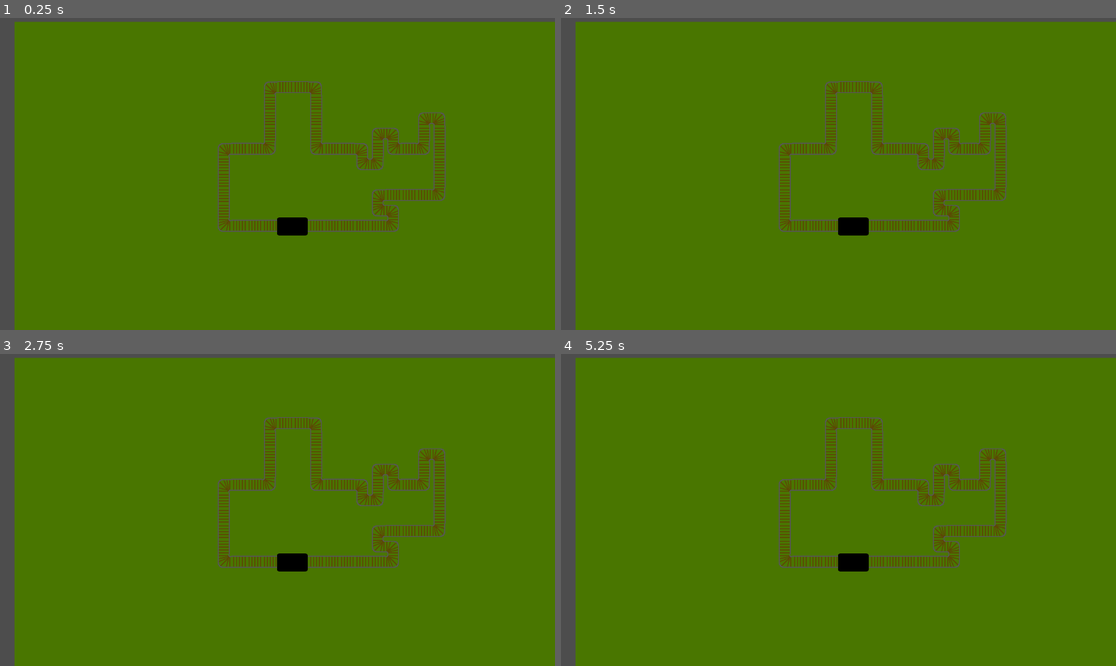
Above: before the commit, frames 1-4 (two rows, left to right).
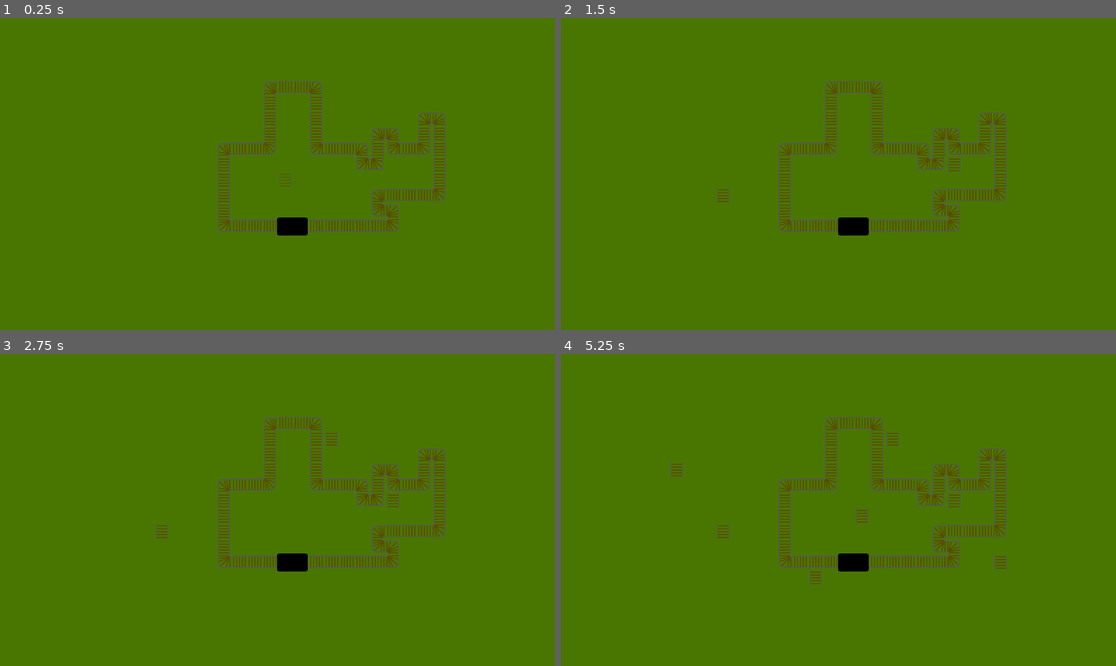
Above: after the commit, the same moments.

Repository: kriegueur/GMTK_jam_2025
Game: Godot game, scene res://world.tscn
The game is run twice, just before and just after one commit, with the same random seed, the same clock (stepped at 60 frames per second) and the same inputs. The engine's default icon, where the game draws it, is replaced by a stand-in: a white triangle on a blue panel in a dark square.
Inputs (mouse positions are in pixels of both pictures, inside the frame that each line leads up to):
- Up to frame 1 (0.25 s): no input
- Up to frame 2 (1.5 s): tap Enter at 0.5 s; move the mouse to (960, 158) at 0.52 s; press the mouse at (960, 158) at 0.53 s; tap Space at 1.25 s; move the mouse to (727, 189) at 1.27 s; release the mouse at (727, 189) at 1.28 s; click (727, 189) at 1.35 s
- Up to frame 3 (2.75 s): tap Enter at 2 s; move the mouse to (333, 441) at 2.02 s; press the mouse at (333, 441) at 2.03 s
- Up to frame 4 (5.25 s): tap Space at 2.75, 4.25 s; move the mouse to (810, 572) at 2.77 s; release the mouse at (810, 572) at 2.78 s; click (810, 572) at 2.85 s; tap Enter at 3.5 s; move the mouse to (1005, 556) at 3.52 s; press the mouse at (1005, 556) at 3.53 s; move the mouse to (672, 463) at 4.27 s; release the mouse at (672, 463) at 4.28 s; click (672, 463) at 4.35 s; move the mouse to (866, 510) at 5.02 s; press the mouse at (866, 510) at 5.03 s

The runs differ from the first frame. In frame 1, 4.0% of the frame differs, in the area x 0-100%, y 0-100%; in frame 2, 4.0%; in frame 3, 4.1%; in frame 4, 4.3%.

Commit message:
feat: tile placement without orientation

Diff:
--- a/project.godot
+++ b/project.godot
@@ -14,3 +14,11 @@
 run/main_scene="res://world.tscn"
 config/features=PackedStringArray("4.4", "Forward Plus")
 config/icon="res://icon.svg"
+
+[input]
+
+click={
+"deadzone": 0.2,
+"events": [Object(InputEventMouseButton,"resource_local_to_scene":false,"resource_name":"","device":-1,"window_id":0,"alt_pressed":false,"shift_pressed":false,"ctrl_pressed":false,"meta_pressed":false,"button_mask":0,"position":Vector2(0, 0),"global_position":Vector2(0, 0),"factor":1.0,"button_index":1,"canceled":false,"pressed":false,"double_click":false,"script":null)
+]
+}
--- a/world.gd
+++ b/world.gd
@@ -3,6 +3,7 @@
 @onready var path_2d: Path2D = $Path2D
 @onready var factory: Sprite2D = $Factory
 @onready var tile_map_layer: TileMapLayer = $TileMapLayer
+@onready var placement_indicator: Sprite2D = $PlacementIndicator
 
 # Called when the node enters the scene tree for the first time.
 func _ready() -> void:
@@ -11,7 +12,13 @@
 
 # Called every frame. 'delta' is the elapsed time since the previous frame.
 func _process(delta: float) -> void:
-	pass
+	var mouse_position := get_global_mouse_position()
+	var cursor_tile := tile_map_layer.local_to_map(to_local(mouse_position))
+	var cursor_tile_center := tile_map_layer.map_to_local(cursor_tile)
+	placement_indicator.global_position = cursor_tile_center
+	if Input.is_action_pressed("click"):
+		if tile_empty(cursor_tile):
+			tile_map_layer.set_cell(cursor_tile, 0, Vector2i(0,0))
 
 func get_tile_center_from_pos(pos : Vector2) -> Vector2:
 	var a = tile_map_layer.local_to_map(pos)
@@ -78,3 +85,6 @@
 				curve.add_point(tile_map_layer.map_to_local(tile))
 	curve.add_point(tile_map_layer.map_to_local(path[-1]))
 	return curve
+
+func tile_empty(tile : Vector2i) -> bool:
+	return tile_map_layer.get_cell_source_id(tile) == -1
--- a/world.tscn
+++ b/world.tscn
@@ -64,14 +64,18 @@
 custom_data_layer_0/type = 4
 sources/0 = SubResource("TileSetAtlasSource_fj7yv")
 
+[sub_resource type="AtlasTexture" id="AtlasTexture_tlwt5"]
+atlas = ExtResource("1_f3sb7")
+region = Rect2(0, 0, 32, 32)
+
 [node name="World" type="Node2D"]
 script = ExtResource("1_fj7yv")
 
 [node name="ColorRect" type="ColorRect" parent="."]
-offset_left = 30.0
-offset_top = 8.0
-offset_right = 1240.0
-offset_bottom = 741.0
+offset_left = -12.0
+offset_top = -17.0
+offset_right = 1198.0
+offset_bottom = 716.0
 color = Color(0.285669, 0.464626, 6.73831e-07, 1)
 
 [node name="TileMapLayer" type="TileMapLayer" parent="."]
@@ -88,3 +92,8 @@
 
 [node name="Path2D" type="Path2D" parent="."]
 position = Vector2(1, 0)
+
+[node name="PlacementIndicator" type="Sprite2D" parent="."]
+modulate = Color(1, 1, 1, 0.541176)
+z_index = 5
+texture = SubResource("AtlasTexture_tlwt5")
Not shown: 1 places in world.tscn that only renumber resources
